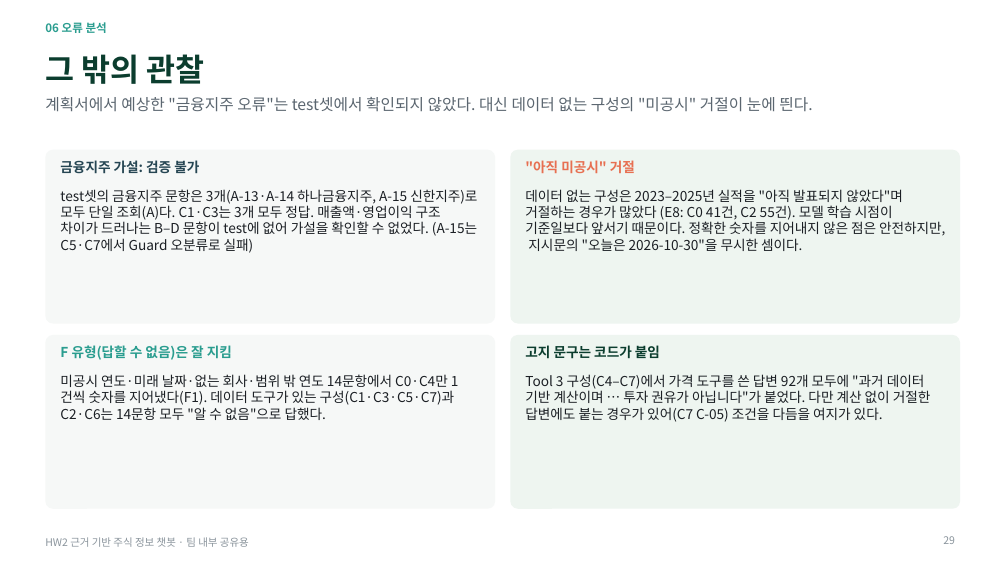
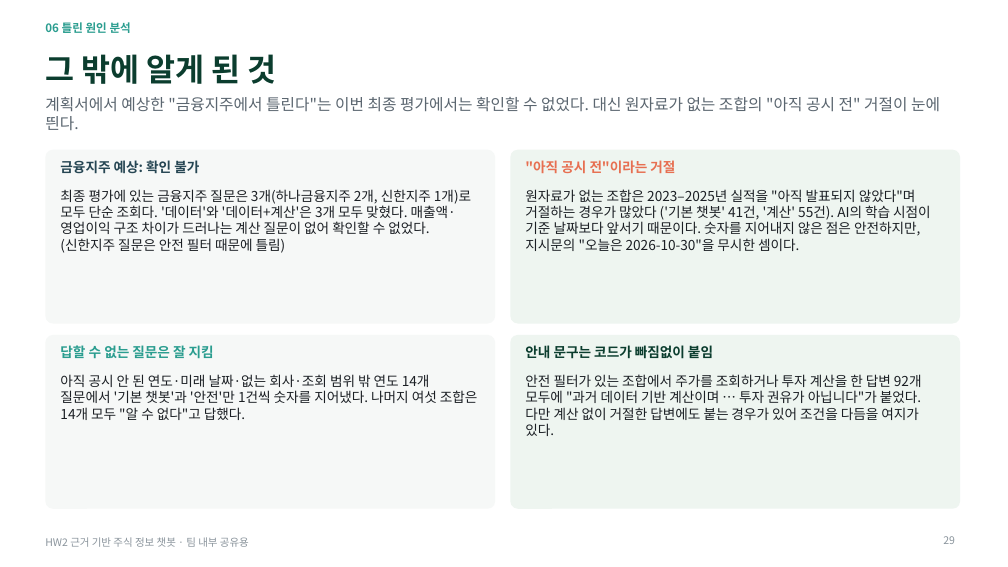
Before and after one commit to hojin9908/Stock_ChatBot, a slide deck: slide 29 of Presentation/HW2_주식챗봇_실험결과_정리.pptx. Drawn at 1008x567 pixels with LibreOffice and Linux fonts; fonts in the diff are those of the drawing. Boxes give left, top, right and bottom in pixels: in the first picture for what was removed or moved away, otherwise in the second. Text is boxed around its words. In the diff, an @@ line names an element or a change of style, - is before the commit and + after.

```diff
--- a/Presentation/HW2_주식챗봇_실험결과_정리.pptx
+++ b/Presentation/HW2_주식챗봇_실험결과_정리.pptx
@@ text at [45,22,131,33]: text changed @@
-06 오류 분석
+06 틀린 원인 분석
@@ title at [45,54,277,84]: text changed @@
-그 밖의 관찰
+그 밖에 알게 된 것
@@ text at [45,97,940,130]: text changed @@
-계획서에서 예상한 "금융지주 오류"는 test셋에서 확인되지 않았다. 대신 데이터 없는 구성의 "미공시" 거절이 눈에 띈다.
+계획서에서 예상한 "금융지주에서 틀린다"는 이번 최종 평가에서는 확인할 수 없었다. 대신 원자료가 없는 조합의 "아직 공시 전" 거절이 눈에 띈다.
@@ text at [60,160,199,174]: text changed @@
-금융지주 가설: 검증 불가
+금융지주 예상: 확인 불가
@@ text at [525,160,675,173]: text changed @@
-"아직 미공시" 거절
+"아직 공시 전"이라는 거절
@@ text at [60,189,471,253]: text changed @@
-test셋의 금융지주 문항은 3개(A-13·A-14 하나금융지주, A-15 신한지주)로 모두 단일 조회(A)다. C1·C3는 3개 모두 정답. 매출액·영업이익 구조 차이가 드러나는 B–D 문항이 test에 없어 가설을 확인할 수 없었다. (A-15는 C5·C7에서 Guard 오분류로 실패)
+최종 평가에 있는 금융지주 질문은 3개(하나금융지주 2개, 신한지주 1개)로 모두 단순 조회다. '데이터'와 '데이터+계산'은 3개 모두 맞혔다. 매출액·영업이익 구조 차이가 드러나는 계산 질문이 없어 확인할 수 없었다. (신한지주 질문은 안전 필터 때문에 틀림)
@@ text at [525,189,931,251]: text changed @@
-데이터 없는 구성은 2023–2025년 실적을 "아직 발표되지 않았다"며 거절하는 경우가 많았다 (E8: C0 41건, C2 55건). 모델 학습 시점이 기준일보다 앞서기 때문이다. 정확한 숫자를 지어내지 않은 점은 안전하지만, 지시문의 "오늘은 2026-10-30"을 무시한 셈이다.
+원자료가 없는 조합은 2023–2025년 실적을 "아직 발표되지 않았다"며 거절하는 경우가 많았다 ('기본 챗봇' 41건, '계산' 55건). AI의 학습 시점이 기준 날짜보다 앞서기 때문이다. 숫자를 지어내지 않은 점은 안전하지만, 지시문의 "오늘은 2026-10-30"을 무시한 셈이다.
@@ text at [60,345,214,359]: text changed @@
-F 유형(답할 수 없음)은 잘 지킴
+답할 수 없는 질문은 잘 지킴
@@ text at [525,345,713,359]: text changed @@
-고지 문구는 코드가 붙임
+안내 문구는 코드가 빠짐없이 붙임
@@ text at [60,374,478,420]: text changed @@
-미공시 연도·미래 날짜·없는 회사·범위 밖 연도 14문항에서 C0·C4만 1건씩 숫자를 지어냈다(F1). 데이터 도구가 있는 구성(C1·C3·C5·C7)과 C2·C6는 14문항 모두 "알 수 없음"으로 답했다.
+아직 공시 안 된 연도·미래 날짜·없는 회사·조회 범위 밖 연도 14개 질문에서 '기본 챗봇'과 '안전'만 1건씩 숫자를 지어냈다. 나머지 여섯 조합은 14개 모두 "알 수 없다"고 답했다.
@@ text at [525,374,922,436]: text changed @@
-Tool 3 구성(C4–C7)에서 가격 도구를 쓴 답변 92개 모두에 "과거 데이터 기반 계산이며 … 투자 권유가 아닙니다"가 붙었다. 다만 계산 없이 거절한 답변에도 붙는 경우가 있어(C7 C-05) 조건을 다듬을 여지가 있다.
+안전 필터가 있는 조합에서 주가를 조회하거나 투자 계산을 한 답변 92개 모두에 "과거 데이터 기반 계산이며 … 투자 권유가 아닙니다"가 붙었다. 다만 계산 없이 거절한 답변에도 붙는 경우가 있어 조건을 다듬을 여지가 있다.
```
Also in this commit, not shown: 32 other slides changed, 1 slide added, 1 slide removed.
